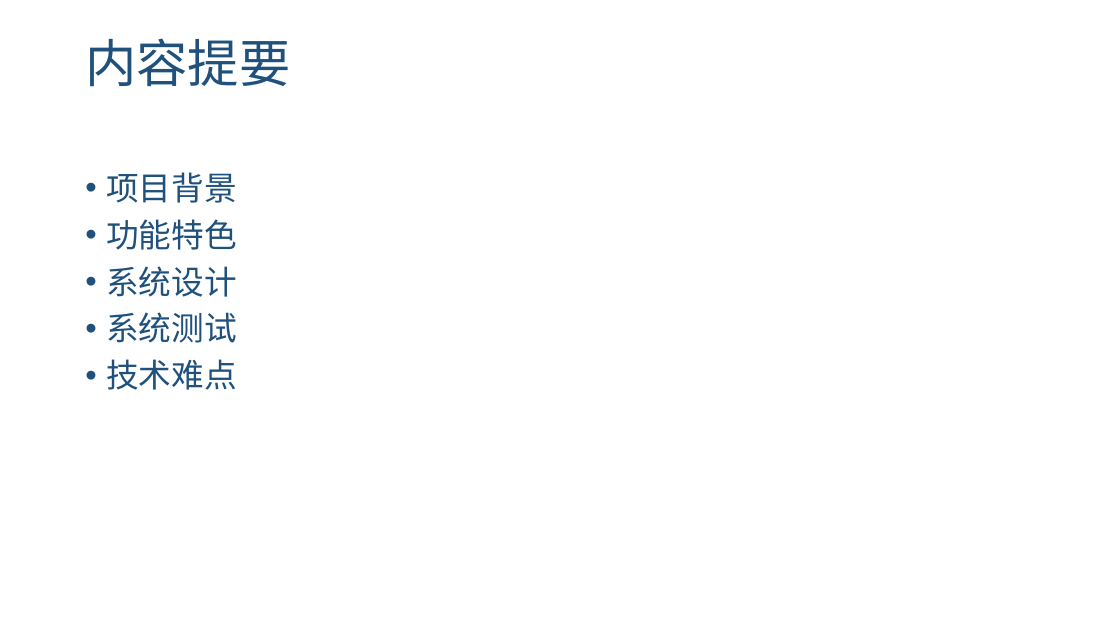
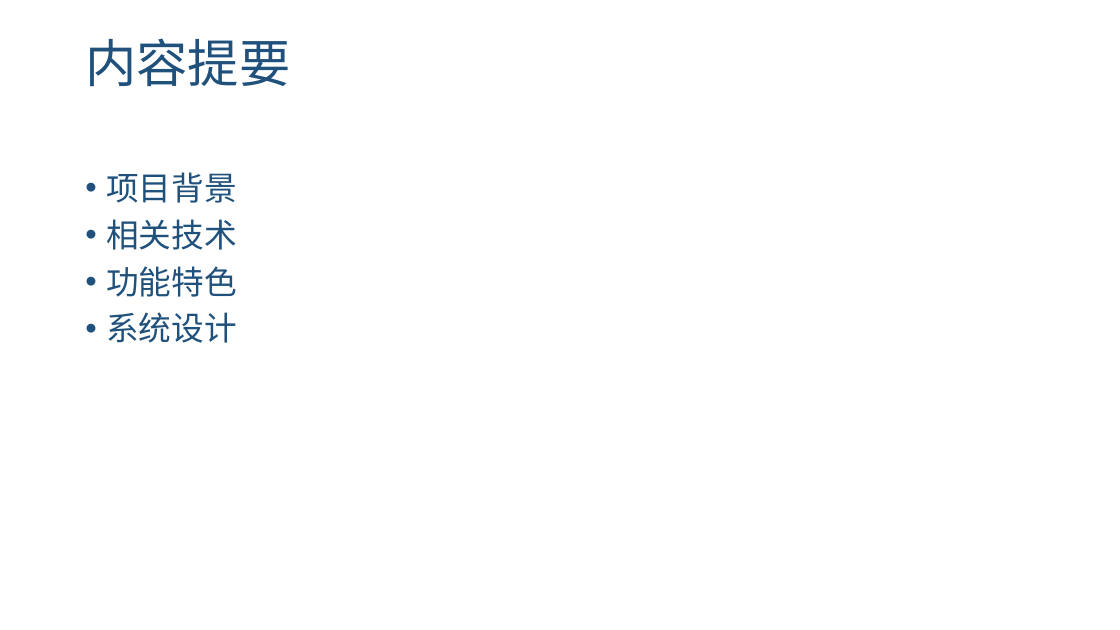
Before and after one commit to kangyifei/intel-minicloud, a slide deck: slide 2 of doc/演示PPT-v1.pptx. Drawn at 1120x630 pixels with LibreOffice and Linux fonts; fonts in the diff are those of the drawing; background and template pictures are left out. Boxes give left, top, right and bottom in pixels: in the first picture for what was removed or moved away, otherwise in the second. Text is boxed around its words. In the diff, an @@ line names an element or a change of style, - is before the commit and + after.

```diff
--- a/doc/演示PPT-v1.pptx
+++ b/doc/演示PPT-v1.pptx
@@ text at (106,219,237,250): paragraph added @@
+• 相关技术
@@ text at (106,312,237,390): paragraphs removed @@
-• 系统测试
-• 技术难点
```
Also in this commit, not shown: 3 other slides changed, 6 slides added, 7 slides removed.
